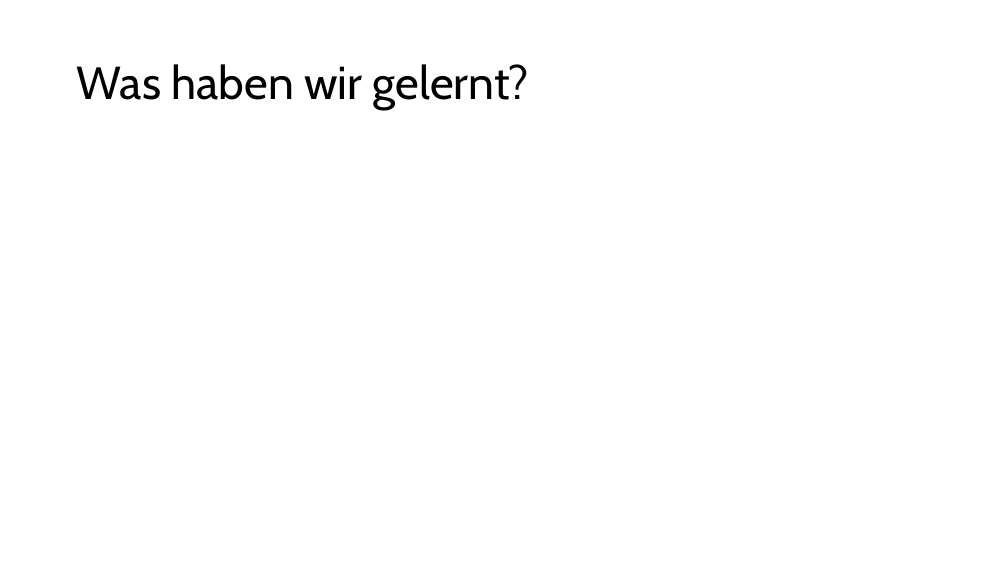
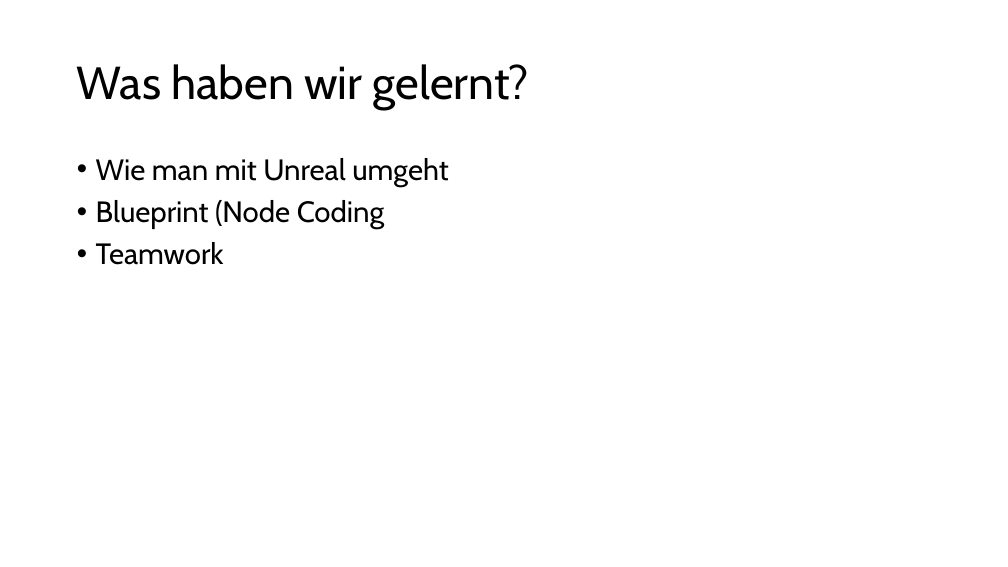
Before and after one commit to Soguel-Aurelien/UnrealEngineProjekt, a slide deck: slide 9 of Presentation/Unrealengine pp.pptx (slide 7 before the commit). Drawn at 1008x567 pixels with LibreOffice and Linux fonts; fonts in the diff are those of the drawing. Boxes give left, top, right and bottom in pixels: in the first picture for what was removed or moved away, otherwise in the second. Text is boxed around its words. In the diff, an @@ line names an element or a change of style, - is before the commit and + after.

Commit message:
Update Unreal Engine pptx

```diff
--- a/Presentation/Unrealengine pp.pptx
+++ b/Presentation/Unrealengine pp.pptx
@@ text added at <box>96,158,448,265</box>, 28 pt, text #000000 @@
+• Wie man mit Unreal umgeht
+• Blueprint (Node Coding
+• Teamwork
```
Also in this commit, not shown: 5 other slides changed, 3 slides added, 1 slide removed.
